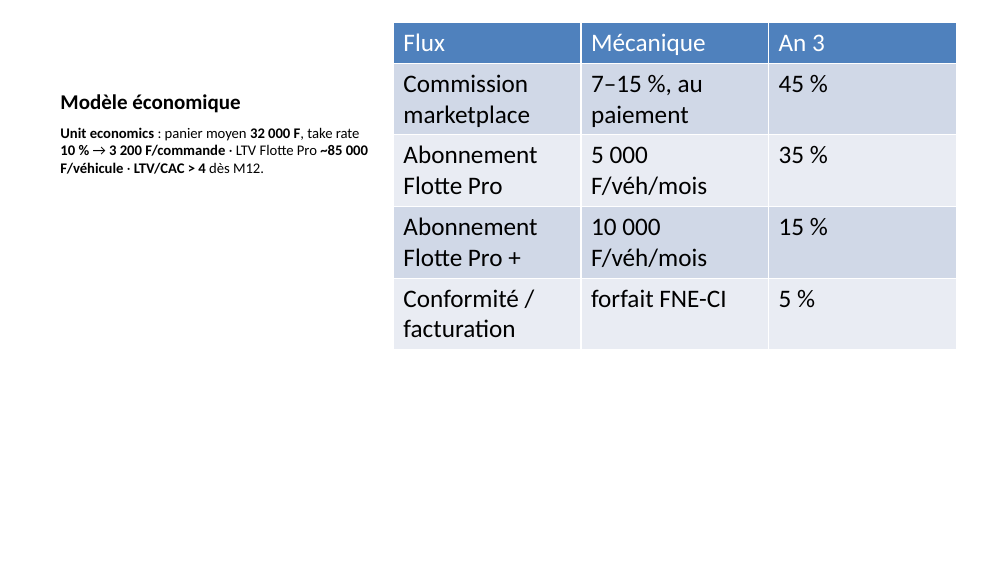
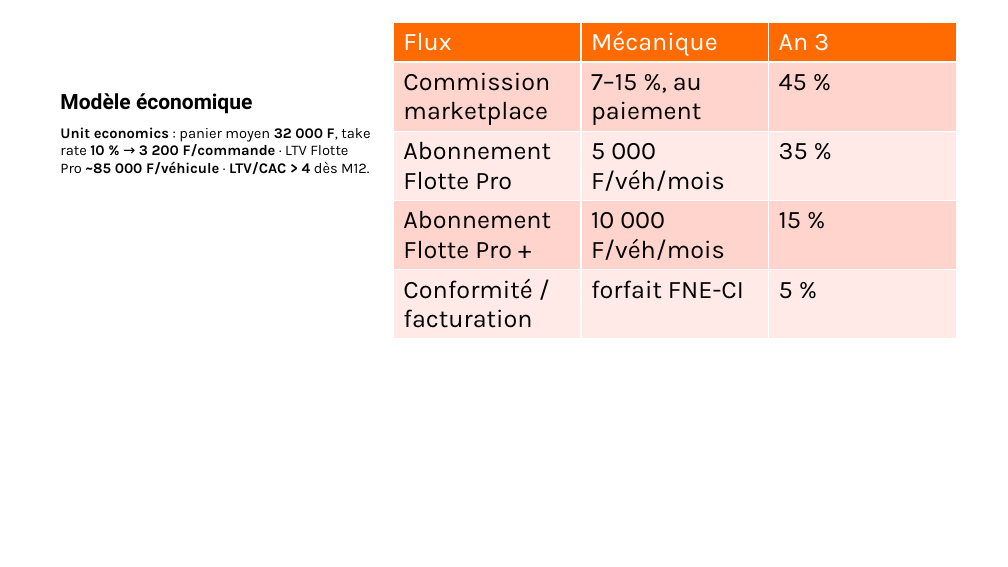
Before and after one commit to Fefer79/pieces, a slide deck: slide 9 of docs/pitch-deck-pieces-2026-06.pptx. Drawn at 1008x567 pixels with LibreOffice and Linux fonts; fonts in the diff are those of the drawing. Boxes give left, top, right and bottom in pixels: in the first picture for what was removed or moved away, otherwise in the second. Text is boxed around its words. In the diff, an @@ line names an element or a change of style, - is before the commit and + after.

```diff
--- a/docs/pitch-deck-pieces-2026-06.pptx
+++ b/docs/pitch-deck-pieces-2026-06.pptx
@@ title "Modèle économique" at (60,93,252,114): font Calibri to Roboto @@
@@ table at (393,22,956,505) @@
@@ fill #4F81BD to #FF6B00 in row 1 @@
@@ fill #D0D8E8 to #FFD4CC in 6 cells @@
@@ fill #E9EDF4 to #FFEBE7 in 6 cells @@
@@ font Calibri to Karla @@
@@ text "Unit economics : panier moyen ..." at (60,127,370,175): font Calibri to Karla @@
```
Also in this commit, not shown: 13 other slides changed, 2 other files.
